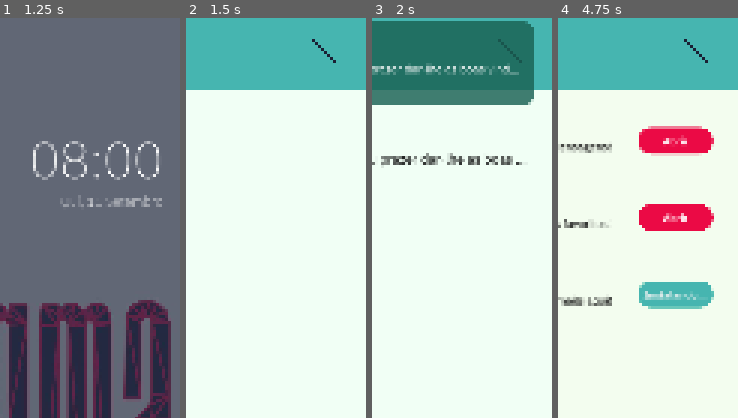
Above: before the commit, frames 1-4 (left to right).
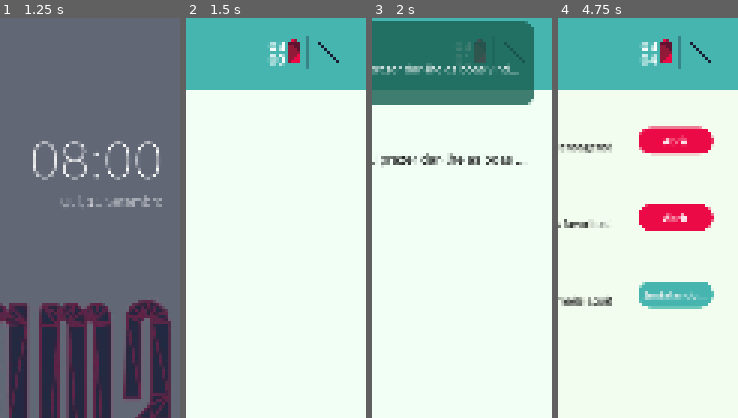
Above: after the commit, the same moments.

Repository: StudioENIGMA/ProjectENIGMA
Game: Godot game, scene res://scenes/main.tscn
The game is run twice, just before and just after one commit, with the same random seed, the same clock (stepped at 60 frames per second) and the same inputs. The engine's default icon, where the game draws it, is replaced by a stand-in: a white triangle on a blue panel in a dark square.
Inputs (mouse positions are % of the whole screen's width and height, from its top left):
- Up to frame 1 (1.25 s): click "NEW GAME" at 0.5 s
- Up to frame 2 (1.5 s): click "Messages" at 1.25 s
- Up to frame 3 (2 s): no input
- Up to frame 4 (4.75 s): click (89, 4) at 2 s; click "App Store" at 2.75 s; click "Abrir" at 3.5 s; click "Obter" at 4.25 s
The pictures show only the part of the screen within x 50-100%, y 0-50%; the shares and areas given below are measured in that part.

Frame 1 is identical in both runs. In frame 2, 1.1% of the frame differs, in the area x 45-85%, y 4-13%; in frame 3, 0.7%; in frame 4, 1.1%.

Commit message:
[0.3.5] FEAT :: ADDED CLOCK AND BATTERY ICON Added clock and battery icon to apps' top bar
Body:
(+) added CLOCK
(+) added battery icon

from: [0.3.4]

Diff:
--- /dev/null
+++ b/assets/icons/battery_100.svg
@@ -0,0 +1,74 @@
+<?xml version="1.0" encoding="UTF-8" standalone="no"?>
+<!-- Created with Inkscape (http://www.inkscape.org/) -->
+
+<svg
+   width="459.15332"
+   height="242.37083"
+   viewBox="0 0 121.48431 64.127283"
+   version="1.1"
+   id="svg1"
+   inkscape:version="1.4.2 (ebf0e940d0, 2025-05-08)"
+   sodipodi:docname="icons.svg"
+   xml:space="preserve"
+   xmlns:inkscape="http://www.inkscape.org/namespaces/inkscape"
+   xmlns:sodipodi="http://sodipodi.sourceforge.net/DTD/sodipodi-0.dtd"
+   xmlns="http://www.w3.org/2000/svg"
+   xmlns:svg="http://www.w3.org/2000/svg"><sodipodi:namedview
+     id="namedview1"
+     pagecolor="#505050"
+     bordercolor="#eeeeee"
+     borderopacity="1"
+     inkscape:showpageshadow="0"
+     inkscape:pageopacity="0"
+     inkscape:pagecheckerboard="0"
+     inkscape:deskcolor="#505050"
+     inkscape:document-units="mm"
+     inkscape:zoom="0.39075104"
+     inkscape:cx="9672.3992"
+     inkscape:cy="-464.49013"
+     inkscape:window-width="1516"
+     inkscape:window-height="902"
+     inkscape:window-x="0"
+     inkscape:window-y="0"
+     inkscape:window-maximized="1"
+     inkscape:current-layer="svg1"><inkscape:page
+       x="-1.2266988e-12"
+       y="-3.6682054e-16"
+       width="121.48431"
+       height="64.127281"
+       id="page2"
+       margin="0"
+       bleed="0" /></sodipodi:namedview><defs
+     id="defs1" /><rect
+     style="fill:#cbebd3;fill-opacity:1;stroke:none;stroke-width:0.7262;stroke-linecap:round;stroke-linejoin:round;stroke-opacity:1"
+     id="rect96-5"
+     width="64.127274"
+     height="107.44057"
+     x="6.3198308e-07"
+     y="-107.44075"
+     ry="4.4047427"
+     transform="rotate(90)" /><rect
+     style="fill:#cbebd3;fill-opacity:1;stroke:none;stroke-width:0.74;stroke-linecap:round;stroke-linejoin:round;stroke-opacity:1"
+     id="rect211-7-2"
+     width="23.965296"
+     height="7.0217643"
+     x="20.080994"
+     y="-114.46247"
+     ry="1.6870877"
+     rx="0"
+     transform="rotate(90)" /><path
+     style="fill:#eb0a45;fill-opacity:1;stroke:none;stroke-width:1.13242;stroke-linecap:round;stroke-linejoin:round;stroke-opacity:1"
+     d="M -1.0321188e-5,1.2130377e-6 62.40059,64.127272 H -1.0321188e-5 Z"
+     id="path1691" /><path
+     style="fill:#911a38;fill-opacity:1;stroke:none;stroke-width:1.13242;stroke-linecap:round;stroke-linejoin:round;stroke-opacity:1"
+     d="M 62.40059,64.127272 -1.0321188e-5,1.2130377e-6 H 107.44069 Z"
+     id="path1692" /><path
+     style="fill:#621231;fill-opacity:1;stroke:none;stroke-width:1.13242;stroke-linecap:round;stroke-linejoin:round;stroke-opacity:1"
+     d="M 107.44069,1.2130377e-6 V 64.127272 h -45.0401 z"
+     id="path1693" /><path
+     style="fill:#911a38;fill-opacity:1;stroke:none;stroke-width:1.60148;stroke-linecap:round;stroke-linejoin:round;stroke-opacity:1"
+     d="m 107.44069,20.080992 14.0436,23.96531 h -14.0436 z"
+     id="path1694" /><path
+     style="fill:#eb0a45;fill-opacity:1;stroke:none;stroke-width:1.60148;stroke-linecap:round;stroke-linejoin:round;stroke-opacity:1"
+     d="m 107.44069,20.080992 h 14.0436 v 23.96531 z"
+     id="path1695" /></svg>
--- a/assets/icons/x.svg
+++ b/assets/icons/x.svg
@@ -2,18 +2,57 @@
 <!-- Created with Inkscape (http://www.inkscape.org/) -->
 
 <svg
-   width="474.99951"
-   height="474.99948"
-   viewBox="0 0 125.67695 125.67695"
+   width="406.94727"
+   height="406.94727"
+   viewBox="0 0 107.67146 107.67146"
    version="1.1"
    id="svg1"
+   inkscape:version="1.4.2 (ebf0e940d0, 2025-05-08)"
+   sodipodi:docname="icons.svg"
    xml:space="preserve"
+   xmlns:inkscape="http://www.inkscape.org/namespaces/inkscape"
+   xmlns:sodipodi="http://sodipodi.sourceforge.net/DTD/sodipodi-0.dtd"
    xmlns="http://www.w3.org/2000/svg"
-   xmlns:svg="http://www.w3.org/2000/svg"><defs
-     id="defs1" /><g
-     style="fill:#1a2033;fill-opacity:1"
-     id="g3"
-     transform="matrix(0.82682292,0,0,0.82682292,-42.995177,-42.995191)"><path
-       d="m 202.82861,197.17188 a 3.9999122,3.9999122 0 1 1 -5.65722,5.65624 L 128,133.65723 58.82861,202.82812 a 3.9999122,3.9999122 0 0 1 -5.65722,-5.65624 L 122.343,128 53.17139,58.82812 a 3.9999122,3.9999122 0 0 1 5.65722,-5.65624 L 128,122.34277 197.17139,53.17188 a 3.9999122,3.9999122 0 0 1 5.65722,5.65624 L 133.657,128 Z"
-       id="path1-7"
-       style="fill:#1a2033;fill-opacity:1" /></g></svg>
+   xmlns:svg="http://www.w3.org/2000/svg"><sodipodi:namedview
+     id="namedview1"
+     pagecolor="#505050"
+     bordercolor="#eeeeee"
+     borderopacity="1"
+     inkscape:showpageshadow="0"
+     inkscape:pageopacity="0"
+     inkscape:pagecheckerboard="0"
+     inkscape:deskcolor="#505050"
+     inkscape:document-units="mm"
+     inkscape:zoom="0.37928246"
+     inkscape:cx="5190.0634"
+     inkscape:cy="5519.6331"
+     inkscape:window-width="1516"
+     inkscape:window-height="902"
+     inkscape:window-x="0"
+     inkscape:window-y="0"
+     inkscape:window-maximized="1"
+     inkscape:current-layer="svg1"><inkscape:page
+       x="0"
+       y="0"
+       width="107.67146"
+       height="107.67146"
+       id="page2"
+       margin="0"
+       bleed="0" /></sodipodi:namedview><defs
+     id="defs1" /><rect
+     style="fill:#1a2033;fill-opacity:1;stroke:none;stroke-width:1.47123;stroke-linecap:round;stroke-linejoin:round;stroke-opacity:1"
+     id="rect1696"
+     width="7.8216634"
+     height="149.02054"
+     x="72.224304"
+     y="-74.510307"
+     ry="3.9108317"
+     transform="rotate(45)" /><rect
+     style="fill:#1a2033;fill-opacity:1;stroke:none;stroke-width:1.47123;stroke-linecap:round;stroke-linejoin:round;stroke-opacity:1"
+     id="rect1697"
+     width="7.8216634"
+     height="149.02054"
+     x="-3.9108734"
+     y="1.6248097"
+     ry="3.9108317"
+     transform="matrix(-0.70710678,0.70710678,0.70710678,0.70710678,0,0)" /></svg>
--- a/scenes/both_shops.tscn
+++ b/scenes/both_shops.tscn
@@ -1,8 +1,11 @@
-[gd_scene load_steps=8 format=3 uid="uid://c2pee1p02e7tm"]
+[gd_scene load_steps=12 format=3 uid="uid://c2pee1p02e7tm"]
 
 [ext_resource type="Script" uid="uid://dl655633tv0fm" path="res://scripts/both_shops/both_shops.gd" id="1_l4sgr"]
 [ext_resource type="Script" uid="uid://df5ygasnu3tcv" path="res://scripts/spawn_app_on_store.gd" id="2_4dtxp"]
 [ext_resource type="Texture2D" uid="uid://cm3aeep5vsikl" path="res://assets/icons/x.svg" id="3_p30qi"]
+[ext_resource type="Texture2D" uid="uid://ball67u5pvpse" path="res://assets/icons/battery_100.svg" id="4_wkt3l"]
+[ext_resource type="FontFile" uid="uid://fq2l7f2gu08q" path="res://assets/fonts/IBMPlexSans-SemiBold.ttf" id="5_3l31c"]
+[ext_resource type="Script" uid="uid://bktewxne1v856" path="res://scripts/top_bar/hour.gd" id="6_20pcf"]
 
 [sub_resource type="StyleBoxFlat" id="StyleBoxFlat_p30qi"]
 bg_color = Color(0.952941, 0.992157, 0.937255, 1)
@@ -27,6 +30,13 @@
 corner_radius_top_right = 10
 corner_radius_bottom_right = 10
 corner_radius_bottom_left = 10
+
+[sub_resource type="StyleBoxFlat" id="StyleBoxFlat_khsr7"]
+bg_color = Color(0.101961, 0.12549, 0.2, 1)
+corner_radius_top_left = 100
+corner_radius_top_right = 100
+corner_radius_bottom_right = 100
+corner_radius_bottom_left = 100
 
 [node name="both_shops" type="Node2D"]
 script = ExtResource("1_l4sgr")
@@ -91,10 +101,10 @@
 anchor_top = 0.0245833
 anchor_right = 1.43981
 anchor_bottom = 0.2225
-offset_left = 380.0
-offset_top = -1134.0
-offset_right = 855.0
-offset_bottom = -659.0
+offset_left = 394.0
+offset_top = -1129.0
+offset_right = 809.0
+offset_bottom = -714.0
 scale = Vector2(0.15, 0.15)
 theme_override_font_sizes/font_size = 50
 theme_override_styles/hover = SubResource("StyleBoxFlat_4g878")
@@ -102,5 +112,30 @@
 icon = ExtResource("3_p30qi")
 flat = true
 
+[node name="Battery100" type="Sprite2D" parent="."]
+position = Vector2(324, -1098)
+rotation = -1.57079
+scale = Vector2(0.158035, 0.158035)
+texture = ExtResource("4_wkt3l")
+
+[node name="clock" type="Label" parent="."]
+offset_left = 248.0
+offset_top = -1146.0
+offset_right = 298.0
+offset_bottom = -1050.0
+theme_override_constants/line_spacing = -16
+theme_override_fonts/font = ExtResource("5_3l31c")
+theme_override_font_sizes/font_size = 42
+text = "08
+00"
+script = ExtResource("6_20pcf")
+
+[node name="line" type="Panel" parent="."]
+offset_left = 365.0
+offset_top = -1147.0
+offset_right = 369.0
+offset_bottom = -1050.0
+theme_override_styles/panel = SubResource("StyleBoxFlat_khsr7")
+
 [connection signal="pressed" from="Panel/Uninstall" to="." method="_on_uninstall_pressed"]
 [connection signal="pressed" from="Exit_shop" to="." method="_on_exit_shop_pressed"]
--- a/scenes/messages_app.tscn
+++ b/scenes/messages_app.tscn
@@ -1,11 +1,21 @@
-[gd_scene load_steps=6 format=3 uid="uid://5qfjsihyrf6e"]
+[gd_scene load_steps=10 format=3 uid="uid://5qfjsihyrf6e"]
 
 [ext_resource type="PackedScene" uid="uid://bnk0fajss1ufl" path="res://scenes/messages_home.tscn" id="1_804dm"]
-[ext_resource type="Script" path="res://scripts/messages_app.gd" id="1_jwkj7"]
+[ext_resource type="Script" uid="uid://cx2n0tvkgpgho" path="res://scripts/messages_app.gd" id="1_jwkj7"]
 [ext_resource type="PackedScene" uid="uid://b2nkg5lcmsjeu" path="res://scenes/messages_chat.tscn" id="2_jwkj7"]
 [ext_resource type="Texture2D" uid="uid://cm3aeep5vsikl" path="res://assets/icons/x.svg" id="3_jwkj7"]
+[ext_resource type="Texture2D" uid="uid://ball67u5pvpse" path="res://assets/icons/battery_100.svg" id="5_iafpg"]
+[ext_resource type="FontFile" uid="uid://fq2l7f2gu08q" path="res://assets/fonts/IBMPlexSans-SemiBold.ttf" id="6_i8gl0"]
+[ext_resource type="Script" uid="uid://bktewxne1v856" path="res://scripts/top_bar/hour.gd" id="6_s1xfr"]
 
 [sub_resource type="CanvasTexture" id="CanvasTexture_b5iey"]
+
+[sub_resource type="StyleBoxFlat" id="StyleBoxFlat_i8gl0"]
+bg_color = Color(0.101961, 0.12549, 0.2, 1)
+corner_radius_top_left = 100
+corner_radius_top_right = 100
+corner_radius_bottom_right = 100
+corner_radius_bottom_left = 100
 
 [node name="messages_app" type="Node2D"]
 script = ExtResource("1_jwkj7")
@@ -33,10 +43,10 @@
 anchors_preset = 1
 anchor_left = 1.0
 anchor_right = 1.0
-offset_left = 380.0
-offset_top = -1134.0
-offset_right = 863.0
-offset_bottom = -651.0
+offset_left = 394.0
+offset_top = -1129.0
+offset_right = 809.0
+offset_bottom = -714.0
 grow_horizontal = 0
 scale = Vector2(0.15, 0.15)
 action_mode = 0
@@ -44,4 +54,29 @@
 flat = true
 icon_alignment = 1
 
+[node name="Battery100" type="Sprite2D" parent="."]
+position = Vector2(324, -1098)
+rotation = -1.57079
+scale = Vector2(0.158035, 0.158035)
+texture = ExtResource("5_iafpg")
+
+[node name="clock" type="Label" parent="."]
+offset_left = 248.0
+offset_top = -1146.0
+offset_right = 298.0
+offset_bottom = -1050.0
+theme_override_constants/line_spacing = -16
+theme_override_fonts/font = ExtResource("6_i8gl0")
+theme_override_font_sizes/font_size = 42
+text = "08
+00"
+script = ExtResource("6_s1xfr")
+
+[node name="line" type="Panel" parent="."]
+offset_left = 365.0
+offset_top = -1147.0
+offset_right = 369.0
+offset_bottom = -1050.0
+theme_override_styles/panel = SubResource("StyleBoxFlat_i8gl0")
+
 [connection signal="pressed" from="s" to="." method="hide"]
--- /dev/null
+++ b/scripts/top_bar/hour.gd
@@ -0,0 +1,9 @@
+extends Node
+
+@onready var clock = $"."
+
+func _process(delta: float) -> void:
+	var hours_minutes: String = GameData.hours_minutes
+	var parsed_time = "\n".join(hours_minutes.split(':'))
+
+	clock.text = parsed_time
Not shown, added: assets/icons/battery_100.svg.import
Not shown: 1 places in scenes/conversation_row.tscn that only renumber resources
Not shown: 1 places in scenes/messages_home.tscn that only renumber resources
Not shown: 1 places in scenes/phone_settings/phone_settings.tscn that only renumber resources
Not shown, added: scripts/top_bar/hour.gd.uid
